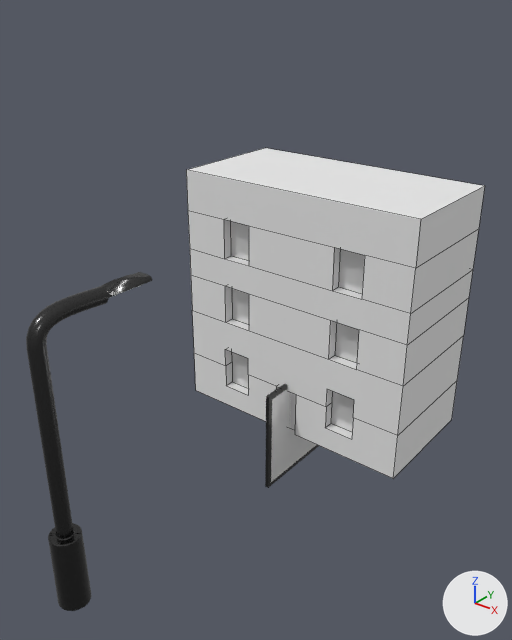
The FBX model Assets/Models/MapSourrindings.fbx, before and after one commit.
Rendered twice from a 50 mm lens placed at (28.5, -44.4, 33.6), pointed at (0.9, -9.9, 12.2). Every picture has the same lights, and +X, +Y and +Z are marked at lower right. The first picture is the older version. Mesh edges are drawn as thin lines on the coarser meshes. Where no turn or scale is listed for an object, it has been applied to the vertices.

Names of what the first picture shows: 'Building1', 'Fence', 'Street_Lamp'.
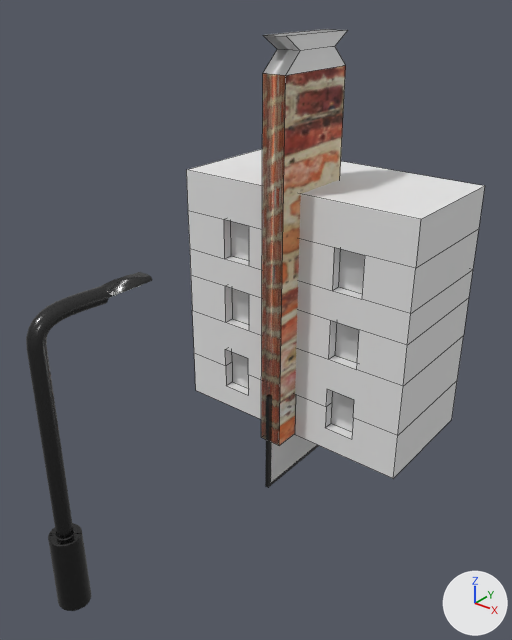
Edits to the bpy script that builds the scene:
```text
Add img_1000_f_299852672_6yfm0ww8qetndk6rsz4ppxtc5w8nzduw_jpg:
    img_1000_f_299852672_6yfm0ww8qetndk6rsz4ppxtc5w8nzduw_jpg = load_image('1000_F_299852672_6yfM0WW8QEtNDK6rsz4PpXtc5w8NzDuw.jpg', '../Textures/City/1000_F_299852672_6yfM0WW8QEtNDK6rsz4PpXtc5w8NzDuw.jpg', 1000, 667, 'sRGB')
Add mat_brick:
    mat_brick = principled_material('Brick')
    mat_brick.texture = img_1000_f_299852672_6yfm0ww8qetndk6rsz4ppxtc5w8nzduw_jpg
    mat_brick.roughness = 1.0
Add me_cube_002:
    me_cube_002.from_pydata(...)  # 16 vertices, 14 faces; spans x -0.9..0.9, y -7.0..0.0, z 0.0..30.3
    # faces by material slot: [5, 9]
    me_cube_002.materials.append(mat_brick)  # picture img_1000_f_299852672_6yfm0ww8qetndk6rsz4ppxtc5w8nzduw_jpg
    me_cube_002.materials.append(mat_cementwall)  # its picture is missing
Add ob_brickwall:
    ob_brickwall = bpy.data.objects.new('Brickwall', me_cube_002)
    ob_brickwall.location = (0.0, 0.0, 0.0)
```

Pixel boxes (x1, y1, x2, y2) of what changed, in the pictures (512 x 640 px):
'Brickwall', added (brown)
    after: (261, 29, 347, 445)
    faces in mat_brick (picture img_1000_f_299852672_6yfm0ww8qetndk6rsz4ppxtc5w8nzduw_jpg): (261, 65, 346, 445)
    faces in mat_cementwall (its picture is missing): (263, 29, 347, 75)
